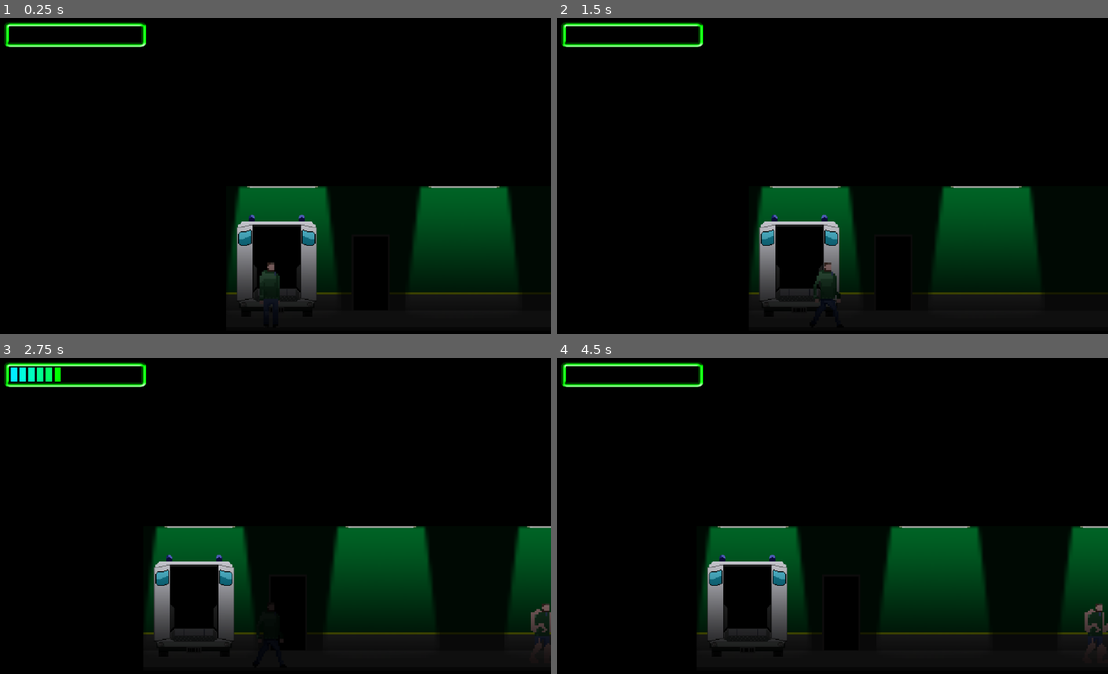
Above: before the commit, frames 1-4 (two rows, left to right).
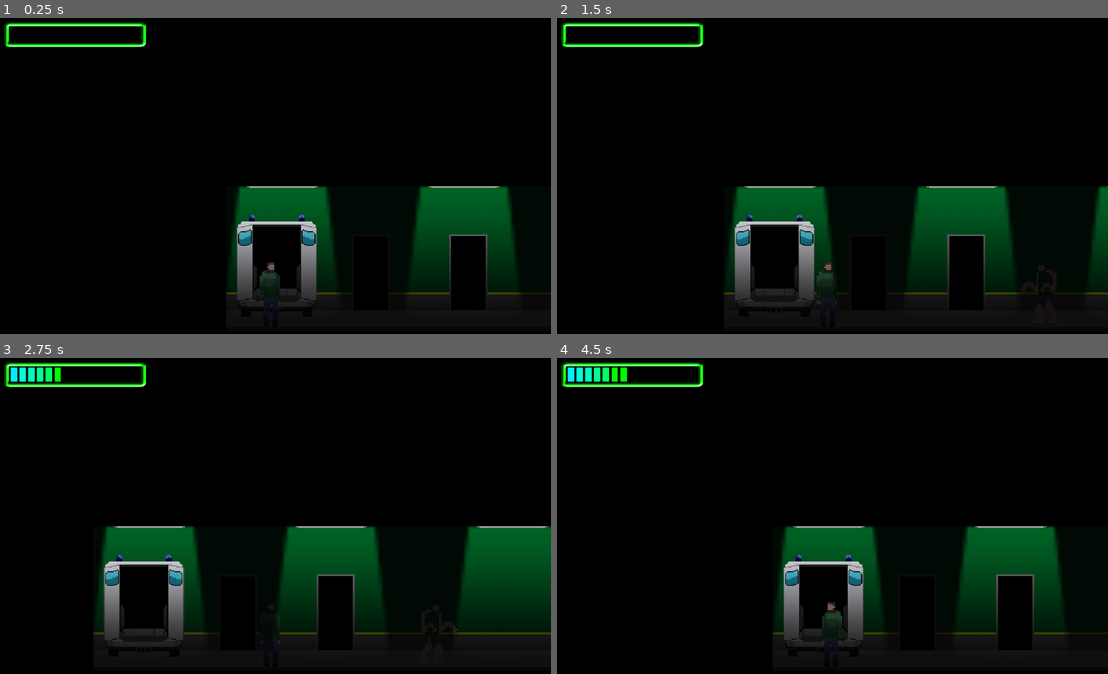
Above: after the commit, the same moments.

Repository: federomeo18/The-Hospital
Game: Godot game, scene res://Main.tscn
The game is run twice, just before and just after one commit, with the same random seed, the same clock (stepped at 60 frames per second) and the same inputs.
Inputs:
- Up to frame 1 (0.25 s): no input
- Up to frame 2 (1.5 s): tap Enter (ui_accept) at 0.5, 0.77, 1.07 s; hold Right (ui_right) 0.53-1.28 s; hold Ctrl (ui_lctrl) 0.53-1.28 s; tap Shift (ui_lshift) at 0.8, 1.35 s; hold Down (ui_down) from 1.28 s (still down)
- Up to frame 3 (2.75 s): tap Enter (ui_accept) at 1.52, 1.55, 1.82, 2 s; release Down (ui_down) at 2.03 s; hold Right (ui_right) from 2.03 s (still down); hold Enter (ui_accept) from 2.03 s (still down); tap Ctrl (ui_lctrl) at 2.3 s
- Up to frame 4 (4.5 s): release Right (ui_right) at 2.78 s; release Enter (ui_accept) at 2.78 s; hold Up (ui_up) 2.78-3.53 s; tap Ctrl (ui_lctrl) at 2.85, 4.35 s; tap Enter (ui_accept) at 3.02, 3.32, 3.77, 3.8, 4.07 s; tap Shift (ui_lshift) at 3.05 s; hold Shift (ui_lshift) 3.53-4.28 s; hold Left (ui_left) from 3.53 s (still down)

The runs differ from the first frame. In frame 1, 1.3% of the frame differs, in the area x 81-89%, y 68-88%; in frame 2, 10%; in frame 3, 17%; in frame 4, 18%, in the area x 1-100%, y 2-93%.

Commit message:
Added player_hiding and animations

Diff:
--- a/Main.tscn
+++ b/Main.tscn
@@ -15,6 +15,9 @@
 [node name="Door" parent="." instance=ExtResource( 2 )]
 position = Vector2( -13.396, 555.675 )
 
+[node name="Door2" parent="." instance=ExtResource( 2 )]
+position = Vector2( 40.5447, 555.473 )
+
 [node name="MainChar" parent="." instance=ExtResource( 3 )]
 position = Vector2( -67.9954, 577.271 )
 
@@ -29,6 +32,7 @@
 [connection signal="noiselevelchanged" from="MainChar" to="Enemy1" method="_on_MainChar_noiselevelchanged"]
 [connection signal="noiselevelchanged" from="MainChar" to="CanvasLayer" method="_on_MainChar_noiselevelchanged"]
 [connection signal="playerattack" from="MainChar" to="Enemy1" method="_on_MainChar_playerattack"]
+[connection signal="playerhidden" from="MainChar" to="Enemy1" method="_on_MainChar_playerhidden"]
 [connection signal="enemyattack" from="Enemy1" to="MainChar" method="_on_Enemy1_enemyattack"]
 
 [editable path="MainChar"]
--- a/assets/Background/Door.tscn
+++ b/assets/Background/Door.tscn
@@ -12,6 +12,8 @@
 [node name="Area2D" type="Area2D" parent="." groups=[
 "doors",
 ]]
+collision_layer = 8
+collision_mask = 8
 
 [node name="CollisionShape2D" type="CollisionShape2D" parent="Area2D"]
 position = Vector2( -0.5, 11 )
--- a/assets/Enemy01/Enemy1.gd
+++ b/assets/Enemy01/Enemy1.gd
@@ -5,12 +5,11 @@
 signal enemyattack
 
 var velocity = Vector2.ZERO
-var starter_pos = Vector2.ZERO
 var player_noise = 0
-var search_mode = true
-#var is_entered = null
-#var can_move = true
-#var can_attack = true
+var player_hidden = false
+var status = 0
+var toogle = -1
+onready var first_stop = $"1stPos".position.x
 
 onready var rayf:=$RayCastFront
 onready var rayb:=$RayCastBack
@@ -21,33 +20,32 @@
 	position = pos
 
 func _ready():
-	starter_pos.x = get_position_in_parent()
-	#pass
-	#$AnimatedSprite.flip_h = true
-#func get_input():
-#	if Input.is_action_pressed("ui_left"):
-#		$AnimatedSprite.flip_h = true
-#	if Input.is_action_pressed("ui_right"):
-#		$AnimatedSprite.flip_h = false
+	pass
 
 func _process(delta):
-	if search_mode == true:
+	if status == 0:
+		speed = 30
 		patrol()
-	#get_input()
+		if rayf.is_colliding() && player_hidden == false:
+			status = 1
+		if rayb.is_colliding() && player_noise >= 80 && player_hidden == false:
+			status = 1
+	elif status == 1:
+		speed = 90
+		attack()
+	elif status == 2:
+		velocity.x = 0
 	_vision(delta)
-	if rayf.is_colliding():
-		search_mode = false
-		attack()
-	elif rayb.is_colliding() && player_noise >= 50:
-		search_mode = false
-		attack()
 
 func _physics_process(delta):
 	position += velocity * delta
 
-
 func _vision(test):
 	test = null
+	if velocity.x <= 0:
+		$AnimatedSprite.flip_h = true
+	else:
+		$AnimatedSprite.flip_h = false
 	if $AnimatedSprite.flip_h == true:
 		$RayCastFront.cast_to = Vector2(-60,0)
 		$RayCastBack.cast_to = Vector2(60,0)
@@ -66,21 +64,18 @@
 		velocity = velocity.normalized() * speed
 
 func patrol():
-	if position <= starter_pos:
-		speed = 30
-		if velocity.length() > 0:
-			velocity = velocity.normalized() * speed
-	#elif
+	velocity.x += (first_stop - position.x)
+	if velocity.length() > 0:
+		velocity = velocity.normalized() * speed
 
 func _on_Area2D_area_entered(area):
 	if area.name == "MainChar":
-		speed = 0
+		status = 2
 		emit_signal("enemyattack")
-	#velocity.x = 0
 
 func _on_Area2D_area_exited(area):
-	speed = 90
-	#pass
+	#speed = 90
+	pass
 	#is_entered = area
 	#is_entered = null
 	#velocity.x = 0
@@ -90,3 +85,7 @@
 
 func _on_MainChar_noiselevelchanged(noiselevel):
 	player_noise = noiselevel
+
+
+func _on_MainChar_playerhidden(is_hidden):
+	player_hidden = is_hidden
--- a/assets/Enemy01/Enemy1.tscn
+++ b/assets/Enemy01/Enemy1.tscn
@@ -14,12 +14,12 @@
 [sub_resource type="RectangleShape2D" id=2]
 extents = Vector2( 8, 18.262 )
 
-[sub_resource type="CircleShape2D" id=3]
-radius = 15.5437
+[sub_resource type="RectangleShape2D" id=3]
+extents = Vector2( 8.14085, 10 )
 
 [node name="Enemy1" type="KinematicBody2D"]
 script = ExtResource( 1 )
-speed = 90
+speed = 40
 
 [node name="AnimatedSprite" type="AnimatedSprite" parent="."]
 frames = SubResource( 1 )
@@ -27,8 +27,6 @@
 [node name="CollisionShape2D" type="CollisionShape2D" parent="."]
 position = Vector2( 0, 14 )
 shape = SubResource( 2 )
-
-[node name="player_container" type="Node" parent="."]
 
 [node name="Area2D" type="Area2D" parent="."]
 collision_layer = 2
@@ -48,5 +46,8 @@
 enabled = true
 cast_to = Vector2( -60, 0 )
 collide_with_areas = true
+
+[node name="1stPos" type="Position2D" parent="."]
+position = Vector2( 100, 0 )
 [connection signal="area_entered" from="Area2D" to="." method="_on_Area2D_area_entered"]
 [connection signal="area_exited" from="Area2D" to="." method="_on_Area2D_area_exited"]
--- a/assets/MC/MainChar.gd
+++ b/assets/MC/MainChar.gd
@@ -2,7 +2,7 @@
 
 export (int) var speed
 var noiselevel = 0
-#var can_move = true
+var can_move = true
 #var can_attack = true
 var can_hide = false
 var is_hidden = false
@@ -12,6 +12,7 @@
 var attackblink = preload("res://assets/MC/MainChar.tres")
 
 signal playerattack
+signal playerhidden
 signal noiselevelchanged(noiselevel)
 
 onready var ray:=$RayCastFront
@@ -30,6 +31,7 @@
 
 func _unhandled_input(event):
 	if event.is_action_pressed("ui_accept") && ray.is_colliding():
+		$AnimatedSprite.play("knife")
 		emit_signal("playerattack")
 
 func get_input():
@@ -39,26 +41,26 @@
 		noiselevel = 80
 		emit_signal("noiselevelchanged",noiselevel)
 	elif Input.is_action_pressed("ui_lctrl") && (Input.is_action_pressed("ui_left") || Input.is_action_pressed("ui_right")) && is_hidden == false:
-		speed = 20
+		speed = 40
 		noiselevel = 20
 		emit_signal("noiselevelchanged",noiselevel)
 	elif (!Input.is_action_pressed("ui_lshift") || !Input.is_action_pressed("ui_lctrl")) && (Input.is_action_pressed("ui_left") || Input.is_action_pressed("ui_right")) && is_hidden == false:
-		speed = 40
+		speed = 60
 		noiselevel = 50
 		emit_signal("noiselevelchanged",noiselevel)
 	else:
 		speed = 40
 		noiselevel = 0
 		emit_signal("noiselevelchanged",noiselevel)
-	if Input.is_action_pressed("ui_left") && is_hidden == false:
+	if Input.is_action_pressed("ui_left") && is_hidden == false && can_move == true:
 		velocity.x -= 1
 		$AnimatedSprite.flip_h = true
-		step_animation = true
+		#step_animation = true
 		$RayCastFront.cast_to = Vector2(-20,0)
-	elif Input.is_action_pressed("ui_right") && is_hidden == false:
+	elif Input.is_action_pressed("ui_right") && is_hidden == false && can_move == true:
 		velocity.x += 1
 		$AnimatedSprite.flip_h = false
-		step_animation = true
+		#step_animation = true
 		$RayCastFront.cast_to = Vector2(20,0)
 	elif !Input.is_action_pressed("ui_left") or !Input.is_action_pressed("ui_right"):
 		speed = 0
@@ -66,11 +68,15 @@
 	if velocity.length() > 0:
 		velocity = velocity.normalized() * speed
 	if Input.is_action_pressed("ui_up") && can_hide == true:
-		visible = false
+		#visible = false
 		is_hidden = true
+		emit_signal("playerhidden",is_hidden)
+		$AnimatedSprite.play("hiding")
 	if Input.is_action_pressed("ui_down") && is_hidden == true:
-		visible = true
+		#visible = true
 		is_hidden = false
+		emit_signal("playerhidden",is_hidden)
+		$AnimatedSprite.play("unhide")
 
 func _on_MainChar_area_entered(area):
 	if area.is_in_group("doors"):
@@ -87,11 +93,10 @@
 		$AnimatedSprite.material = nomaterial
 
 func _on_Enemy1_enemyattack():
+	can_move = false
 	ray.enabled = false
-	#pass
-	#visible = false
-	#queue_free()
 
 func _check_animation():
-	if step_animation == true:
-		$AnimatedSprite.play("walking")
+	pass
+	#if step_animation == true:
+	#	$AnimatedSprite.play("walking")
--- a/assets/MC/MainChar.tscn
+++ b/assets/MC/MainChar.tscn
@@ -1,10 +1,36 @@
-[gd_scene load_steps=9 format=2]
+[gd_scene load_steps=35 format=2]
 
 [ext_resource path="res://assets/MC/MainChar.gd" type="Script" id=1]
 [ext_resource path="res://assets/MC/MainChar.tres" type="Material" id=2]
-[ext_resource path="res://assets/MC/MC_Standing.png" type="Texture" id=3]
-[ext_resource path="res://assets/MC/MC_Standing_2.png" type="Texture" id=4]
-[ext_resource path="res://assets/MC/MC_Walking_2.png" type="Texture" id=5]
+[ext_resource path="res://assets/MC/Animations/MC_Standing.png" type="Texture" id=3]
+[ext_resource path="res://assets/MC/Animations/MC_Standing_2.png" type="Texture" id=4]
+[ext_resource path="res://assets/MC/Animations/MC_Walking_2.png" type="Texture" id=5]
+[ext_resource path="res://assets/MC/Animations/MC Hiding-10.png" type="Texture" id=6]
+[ext_resource path="res://assets/MC/Animations/MC Hiding-11.png" type="Texture" id=7]
+[ext_resource path="res://assets/MC/Animations/MC Hiding-12.png" type="Texture" id=8]
+[ext_resource path="res://assets/MC/Animations/MC Hiding-13.png" type="Texture" id=9]
+[ext_resource path="res://assets/MC/Animations/MC Hiding-15.png" type="Texture" id=10]
+[ext_resource path="res://assets/MC/Animations/MC Hiding-14.png" type="Texture" id=11]
+[ext_resource path="res://assets/MC/Animations/MC Hiding-16.png" type="Texture" id=12]
+[ext_resource path="res://assets/MC/Animations/MC Hiding-2.png" type="Texture" id=13]
+[ext_resource path="res://assets/MC/Animations/MC Hiding-3.png" type="Texture" id=14]
+[ext_resource path="res://assets/MC/Animations/MC Hiding-4.png" type="Texture" id=15]
+[ext_resource path="res://assets/MC/Animations/MC Hiding-5.png" type="Texture" id=16]
+[ext_resource path="res://assets/MC/Animations/MC Hiding-6.png" type="Texture" id=17]
+[ext_resource path="res://assets/MC/Animations/MC Hiding-7.png" type="Texture" id=18]
+[ext_resource path="res://assets/MC/Animations/MC Hiding-8.png" type="Texture" id=19]
+[ext_resource path="res://assets/MC/Animations/MC Hiding-9.png" type="Texture" id=20]
+[ext_resource path="res://assets/MC/Animations/MC Knife-00.png" type="Texture" id=21]
+[ext_resource path="res://assets/MC/Animations/MC Knife-01.png" type="Texture" id=22]
+[ext_resource path="res://assets/MC/Animations/MC Knife-02.png" type="Texture" id=23]
+[ext_resource path="res://assets/MC/Animations/MC Knife-03.png" type="Texture" id=24]
+[ext_resource path="res://assets/MC/Animations/MC Knife-04.png" type="Texture" id=25]
+[ext_resource path="res://assets/MC/Animations/MC Knife-05.png" type="Texture" id=26]
+[ext_resource path="res://assets/MC/Animations/MC Knife-06.png" type="Texture" id=27]
+[ext_resource path="res://assets/MC/Animations/MC Knife-07.png" type="Texture" id=28]
+[ext_resource path="res://assets/MC/Animations/MC Knife-08.png" type="Texture" id=29]
+[ext_resource path="res://assets/MC/Animations/MC Knife-09.png" type="Texture" id=30]
+[ext_resource path="res://assets/MC/Animations/MC Knife-10.png" type="Texture" id=31]
 
 [sub_resource type="RectangleShape2D" id=1]
 extents = Vector2( 6.91927, 20.1791 )
@@ -20,13 +46,29 @@
 "loop": false,
 "name": "walking",
 "speed": 5.0
+}, {
+"frames": [ null, ExtResource( 6 ), ExtResource( 7 ), ExtResource( 8 ), ExtResource( 9 ), ExtResource( 10 ), ExtResource( 11 ), ExtResource( 12 ), ExtResource( 3 ) ],
+"loop": false,
+"name": "unhide",
+"speed": 15.0
+}, {
+"frames": [ ExtResource( 3 ), ExtResource( 13 ), ExtResource( 14 ), ExtResource( 15 ), ExtResource( 16 ), ExtResource( 17 ), ExtResource( 18 ), ExtResource( 19 ), ExtResource( 20 ), null ],
+"loop": false,
+"name": "hiding",
+"speed": 15.0
+}, {
+"frames": [ ExtResource( 21 ), ExtResource( 22 ), ExtResource( 23 ), ExtResource( 24 ), ExtResource( 25 ), ExtResource( 26 ), ExtResource( 27 ), ExtResource( 28 ), ExtResource( 29 ), ExtResource( 30 ), ExtResource( 31 ) ],
+"loop": false,
+"name": "knife",
+"speed": 15.0
 } ]
 
 [sub_resource type="GDScript" id=3]
 
 [node name="MainChar" type="Area2D"]
+collision_mask = 9
 script = ExtResource( 1 )
-speed = 40
+speed = 60
 
 [node name="CollisionShape2D" type="CollisionShape2D" parent="."]
 position = Vector2( -1.5, 0 )
Binary file added: assets/MC/Animations/MC Hiding-10.png
Not shown, changed: assets/MC/Animations/MC Hiding-10.png.import
Binary file added: assets/MC/Animations/MC Hiding-11.png
Not shown, added: assets/MC/Animations/MC Hiding-11.png.import
Binary file added: assets/MC/Animations/MC Hiding-12.png
Not shown, added: assets/MC/Animations/MC Hiding-12.png.import
Binary file added: assets/MC/Animations/MC Hiding-13.png
Not shown, added: assets/MC/Animations/MC Hiding-13.png.import
Binary file added: assets/MC/Animations/MC Hiding-14.png
Not shown, added: assets/MC/Animations/MC Hiding-14.png.import
Binary file added: assets/MC/Animations/MC Hiding-15.png
Not shown, added: assets/MC/Animations/MC Hiding-15.png.import
(and 46 more such lines)
